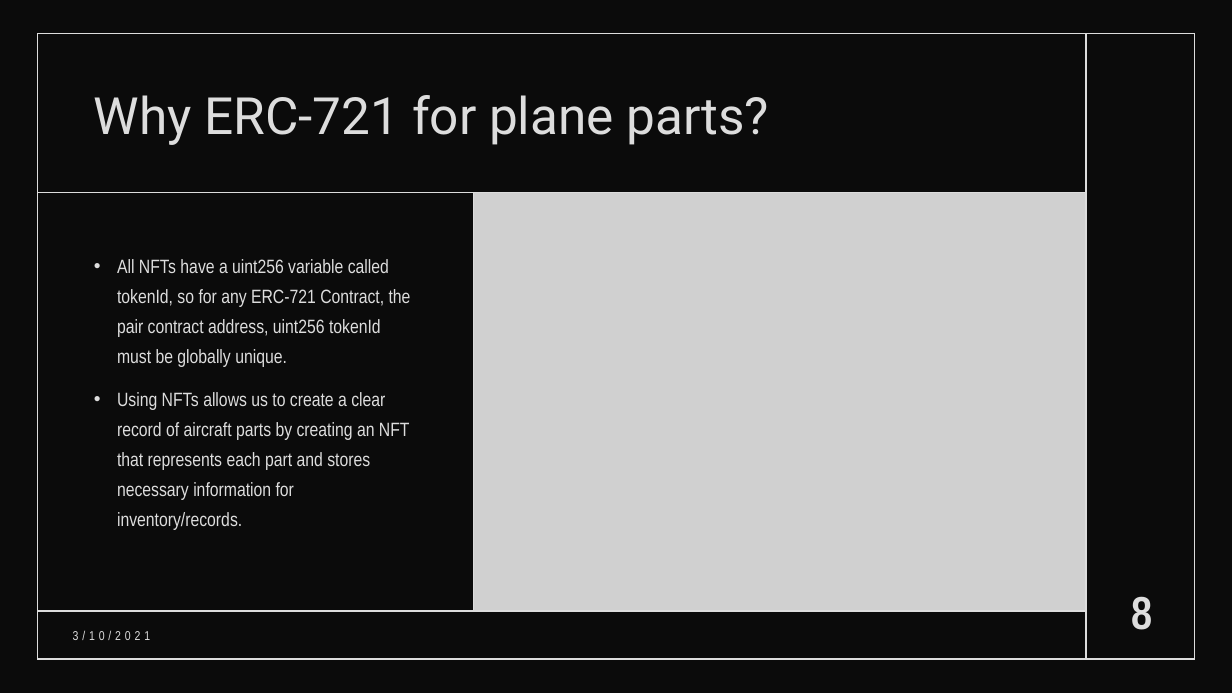
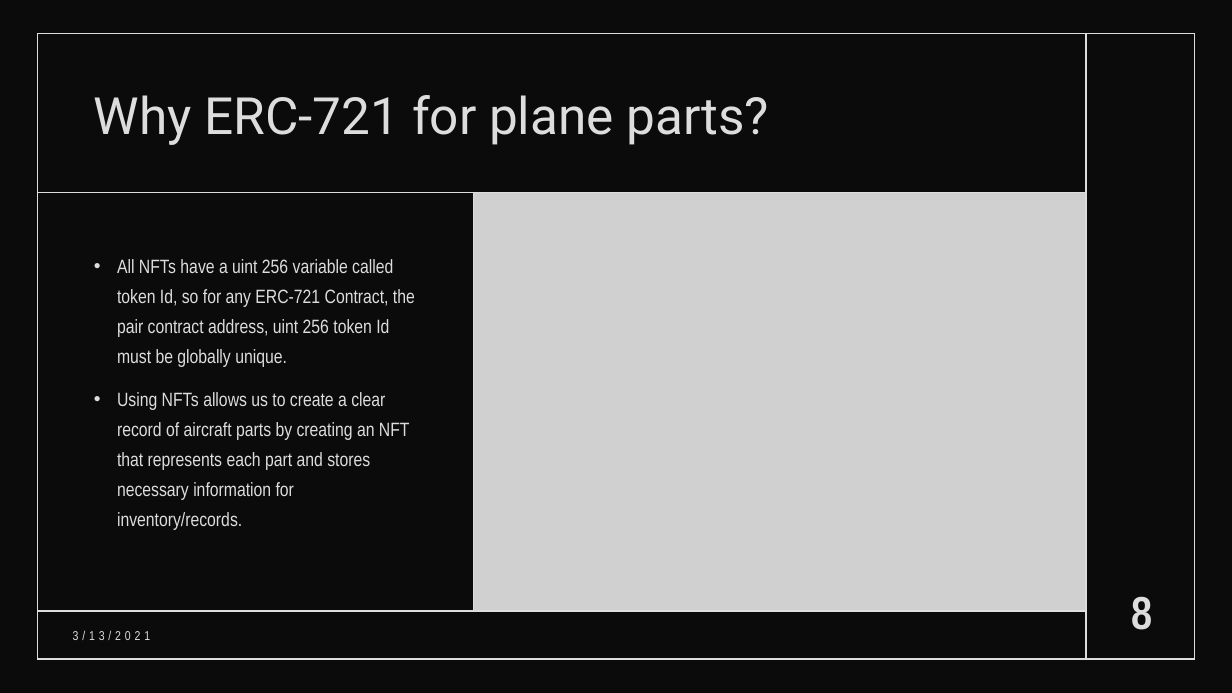
Before and after one commit to GMurnane3/Project_3, a slide deck: slide 8 of project 3 presentation_Final.pptx. Drawn at 1232x693 pixels with LibreOffice and Linux fonts; fonts in the diff are those of the drawing; grey boxes stand for pictures. Boxes give left, top, right and bottom in pixels: in the first picture for what was removed or moved away, otherwise in the second. Text is boxed around its words. In the diff, an @@ line names an element or a change of style, - is before the commit and + after.

Commit message:
Corrected PPT typos

```diff
--- a/project 3 presentation_Final.pptx
+++ b/project 3 presentation_Final.pptx
@@ text at bbox=[117, 259, 415, 367]: spaces changed @@
-• All NFTs have a uint256 variable called tokenId, so for any ERC-721 Contract, the pair contract address, uint256 tokenId must be globally unique.
+• All NFTs have a uint 256 variable called token Id, so for any ERC-721 Contract, the pair contract address, uint 256 token Id must be globally unique.
@@ text at bbox=[73, 630, 150, 640]: text changed @@
-3/10/2021
+3/13/2021
```
Also in this commit, not shown: 17 other slides changed.
